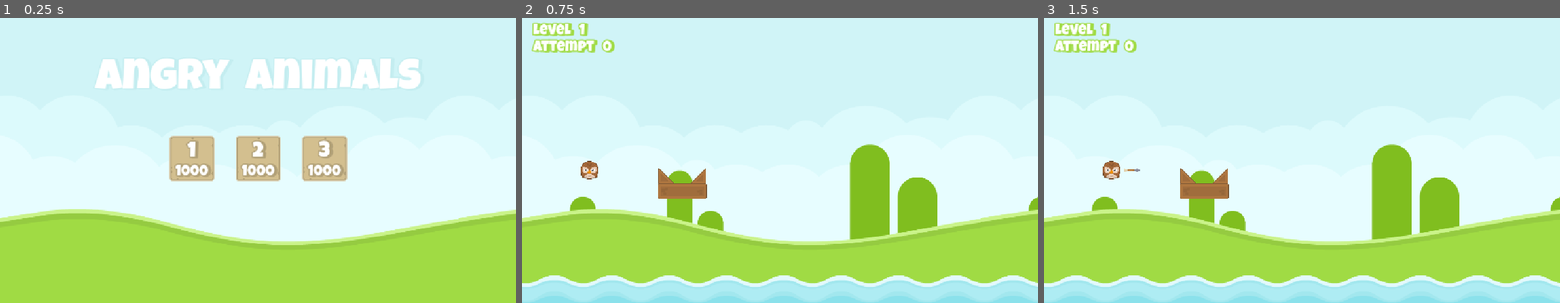
Above: before the commit, frames 1-3 (left to right).
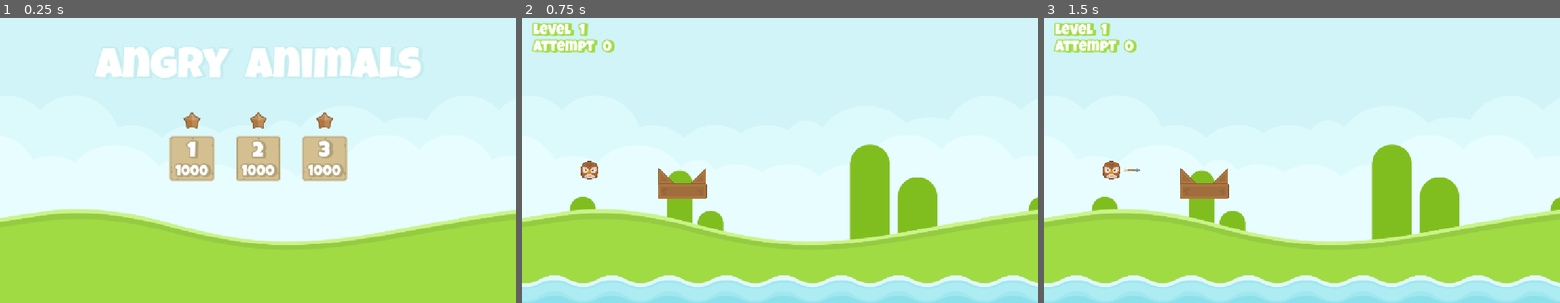
Above: after the commit, the same moments.

Repository: Edwin-Aguirre/Angry-Animals
Game: Godot game, scene res://scenes/main.tscn
The game is run twice, just before and just after one commit, with the same random seed, the same clock (stepped at 60 frames per second) and the same inputs.
Inputs (mouse positions are in pixels of both pictures, inside the frame that each line leads up to):
- Up to frame 1 (0.25 s): no input
- Up to frame 2 (0.75 s): click (712, 157) at 0.5 s
- Up to frame 3 (1.5 s): tap Enter at 1.25 s; drag from (1111, 169) to (1353, 94) at 1.27 s

The runs differ from the first frame. In frame 1, 4.7% of the frame differs, in the area x 18-82%, y 10-39%; in frame 2, nothing differs; in frame 3, nothing differs.

Commit message:
Project Completed

Diff:
--- a/scenes/level_button.tscn
+++ b/scenes/level_button.tscn
@@ -1,9 +1,10 @@
-[gd_scene load_steps=5 format=3 uid="uid://dywkg1simgs5b"]
+[gd_scene load_steps=6 format=3 uid="uid://dywkg1simgs5b"]
 
 [ext_resource type="Texture2D" uid="uid://doflre03uwbci" path="res://assets/ui/panel_beige.png" id="1_hrusj"]
 [ext_resource type="LabelSettings" uid="uid://bgwwgoyg6mfh" path="res://resources/level_button.tres" id="2_6g3el"]
 [ext_resource type="Script" uid="uid://cgm538ltou81w" path="res://scripts/level_button.gd" id="2_ium1h"]
 [ext_resource type="LabelSettings" uid="uid://bv8brf6bi0upm" path="res://resources/level_button_score_label.tres" id="3_ium1h"]
+[ext_resource type="Texture2D" uid="uid://gl6vbxpifx6b" path="res://assets/other/starBronze.png" id="8_a8iiq"]
 
 [node name="LevelButton" type="TextureButton"]
 anchors_preset = 8
@@ -47,6 +48,10 @@
 horizontal_alignment = 1
 vertical_alignment = 1
 
+[node name="Star" type="Sprite2D" parent="MarginContainer/VBoxContainer"]
+position = Vector2(50, -50)
+texture = ExtResource("8_a8iiq")
+
 [connection signal="mouse_entered" from="." to="." method="_on_mouse_entered"]
 [connection signal="mouse_exited" from="." to="." method="_on_mouse_exited"]
 [connection signal="pressed" from="." to="." method="_on_pressed"]
--- a/scenes/main.tscn
+++ b/scenes/main.tscn
@@ -56,7 +56,7 @@
 anchors_preset = 10
 anchor_right = 1.0
 grow_horizontal = 2
-theme_override_constants/margin_top = 100
+theme_override_constants/margin_top = 75
 
 [node name="TitleLabel" type="Label" parent="MarginContainer"]
 layout_mode = 2
--- a/scripts/cup.gd
+++ b/scripts/cup.gd
@@ -17,6 +17,10 @@
 	animation_player.play("vanish")
 
 
+func _unhandled_input(event: InputEvent) -> void:
+	if event.is_action_pressed("exit") and num_cups > 0:
+		num_cups = 0
+
 
 func _on_animation_player_animation_finished(_anim_name: StringName) -> void:
 	num_cups -= 1
--- a/scripts/level_button.gd
+++ b/scripts/level_button.gd
@@ -6,12 +6,33 @@
 
 @onready var level_label: Label = $MarginContainer/VBoxContainer/LevelLabel
 @onready var score_label: Label = $MarginContainer/VBoxContainer/ScoreLabel
+@onready var star: Sprite2D = $MarginContainer/VBoxContainer/Star
+
+
+const STAR_BRONZE = preload("res://assets/other/starBronze.png")
+const STAR_DIAMOND = preload("res://assets/other/starDiamond.png")
+const STAR_GOLD = preload("res://assets/other/starGold.png")
+const STAR_SILVER = preload("res://assets/other/starSilver.png")
 
 
 # Called when the node enters the scene tree for the first time.
 func _ready() -> void:
 	level_label.text = level_number
 	score_label.text = str(ScoreManager.get_level_best(level_number))
+	score_star()
+
+
+func score_star() -> void:
+	var best_score = ScoreManager.get_level_best(level_number)
+
+	if best_score <= 1:
+		star.texture = STAR_DIAMOND
+	elif best_score <= 5:
+		star.texture = STAR_GOLD
+	elif best_score <= 10:
+		star.texture = STAR_SILVER
+	elif best_score <= 20:
+		star.texture = STAR_BRONZE
 
 
 func _on_mouse_entered() -> void:
Binary file removed: assets/backgrounds/blue_desert.png
Not shown, removed: assets/backgrounds/blue_desert.png.import
Binary file removed: assets/backgrounds/blue_grass.png
Not shown, removed: assets/backgrounds/blue_grass.png.import
Binary file removed: assets/backgrounds/blue_land.png
Not shown, removed: assets/backgrounds/blue_land.png.import
Binary file removed: assets/backgrounds/blue_shroom.png
Not shown, removed: assets/backgrounds/blue_shroom.png.import
Binary file removed: assets/other/bush.png
Not shown, removed: assets/other/bush.png.import
Binary file removed: assets/other/cactus.png
Not shown, removed: assets/other/cactus.png.import
(and 126 more such lines)
